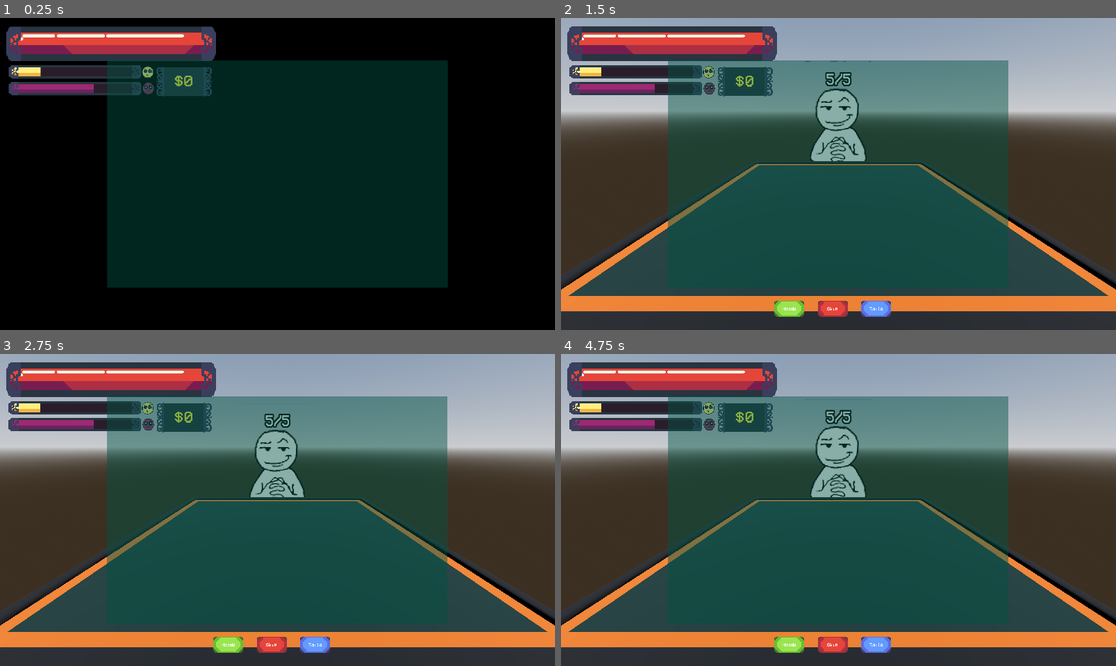
Above: before the commit, frames 1-4 (two rows, left to right).
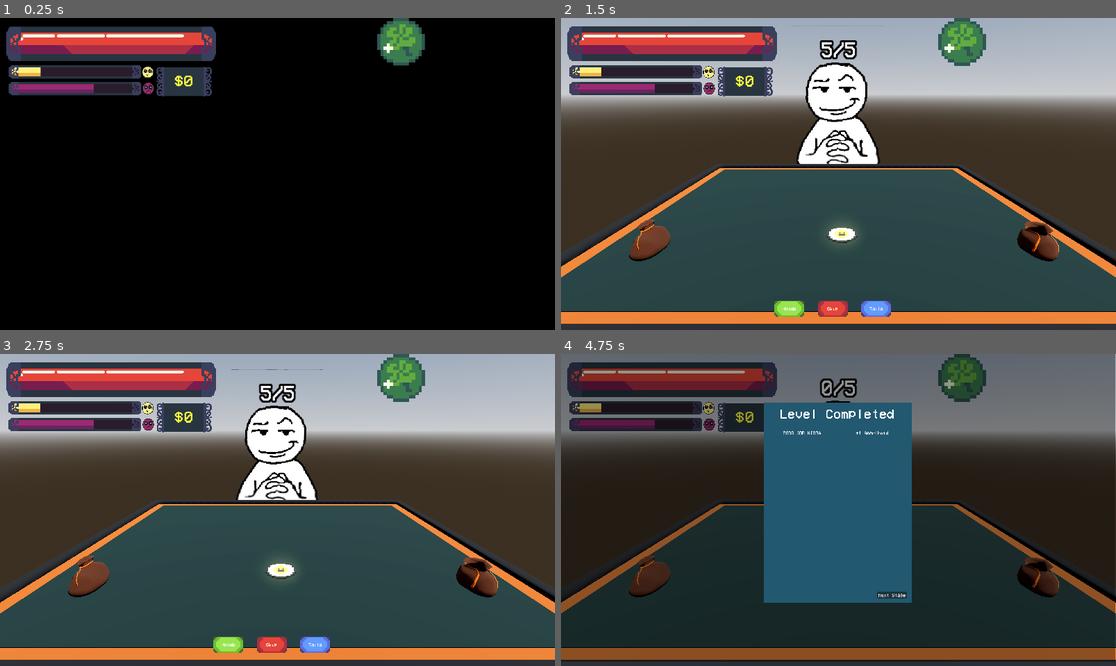
Above: after the commit, the same moments.

Repository: nianjindev/nummus
Game: Godot game, scene res://gui/splash_screen/splash_screen_manager.tscn
Two runs of this game, one before a commit and one after it. Both use one fixed random seed, a clock stepped at 60 frames per second and the inputs below. The engine's default icon, where the game draws it, is replaced by a stand-in: a white triangle on a blue panel in a dark square.
Inputs (mouse positions are in pixels of both pictures, inside the frame that each line leads up to):
- Up to frame 1 (0.25 s): no input
- Up to frame 2 (1.5 s): tap Enter at 0.5 s; move the mouse to (960, 158) at 0.52 s; click (960, 158) at 0.67 s; tap Space at 0.77 s; click "Play" at 1.25 s
- Up to frame 3 (2.75 s): click "Skip" at 2 s
- Up to frame 4 (4.75 s): click "Skip" at 2.75 s; click "Heads" at 3.5 s; click (877, 644) at 4.25 s, where only the run before the commit has a clickable "Tails"

The runs differ from the first frame. In frame 1, 45% of the frame differs, in the area x 19-81%, y 0-87%; in frame 2, 41%; in frame 3, 41%; in frame 4, 87%, in the area x 0-100%, y 0-98%.
Error before the commit: Cannot call method 'duplicate' on a null value. (res://autoload/object_manager.gd:11)

Commit message:
Revert "test"
This reverts commit 40a58636fda14ef50927ccf16fe6a2bc489adc2c.

Diff:
--- a/nummus-game/base_objects/base_level.gd
+++ b/nummus-game/base_objects/base_level.gd
@@ -1,7 +1,6 @@
 extends Node3D
 
-var current_hand: Array[Coin]
-@onready var table = $TableHandler
+var current_coin: Coin
 
 func _ready() -> void:
 	# Inventory.add_item(ObjectManager.create_coin(Constants.COINS.base, Constants.display_type.PLAY))
@@ -9,10 +8,7 @@
 	ObjectManager.spawn_base_enemy()
 
 func spawn_coin():
-	var hand_size: int = max(Globals.max_hand, Inventory.inventory.size())
-	for i in range(hand_size):
-		var new_coin: Coin = Inventory.inventory[i].duplicate()
-		current_hand.append(new_coin)
-		new_coin.current_state = Constants.display_type.PLAY
-		SceneManager.current_scene.add_child.call_deferred(new_coin)
-		new_coin.position = table.coin_positions[i]
+	current_coin = Inventory.inventory[0].duplicate()
+	current_coin.current_state = Constants.display_type.PLAY
+	SceneManager.current_scene.add_child.call_deferred(current_coin)
+	current_coin.position = Vector3(0.367, 0.398, -0.017)
--- a/nummus-game/base_objects/base_level.tscn
+++ b/nummus-game/base_objects/base_level.tscn
@@ -1,7 +1,9 @@
-[gd_scene load_steps=6 format=3 uid="uid://vwukeorb6yvs"]
+[gd_scene load_steps=8 format=3 uid="uid://vwukeorb6yvs"]
 
+[ext_resource type="ArrayMesh" uid="uid://df0dli0p2ydry" path="res://assets/3d/coin_table.obj" id="1_3o4py"]
 [ext_resource type="Script" uid="uid://d22vmb2a3xedj" path="res://base_objects/base_level.gd" id="1_ftfrf"]
-[ext_resource type="PackedScene" uid="uid://dwu8pi66hpjiu" path="res://base_objects/table_handler.tscn" id="2_iothi"]
+[ext_resource type="ArrayMesh" uid="uid://d2tjgm2vawtym" path="res://assets/3d/coin_purse_open.obj" id="3_d3dva"]
+[ext_resource type="ArrayMesh" uid="uid://bmmobbrhil6md" path="res://assets/3d/coin_purse_closed.obj" id="4_bgm65"]
 
 [sub_resource type="ProceduralSkyMaterial" id="ProceduralSkyMaterial_aqk2v"]
 sky_horizon_color = Color(0.662243, 0.671743, 0.686743, 1)
@@ -31,7 +33,18 @@
 shadow_blur = 0.897
 
 [node name="Camera3D" type="Camera3D" parent="."]
-transform = Transform3D(-4.3711385e-08, -0.34693566, 0.9378889, 0, 0.9378889, 0.34693566, -0.99999994, 1.5165039e-08, -4.0996426e-08, 1.3244811, 1.0790656, 0)
-fov = 85.0
+transform = Transform3D(-4.361182e-08, -0.28287718, 0.95915616, 2.9486855e-09, 0.95915616, 0.28287718, -1, 1.5165039e-08, -4.099643e-08, 1.5741451, 1.0703781, 0)
+fov = 60.0
 
-[node name="TableHandler" parent="." instance=ExtResource("2_iothi")]
+[node name="MeshInstance3D" type="MeshInstance3D" parent="."]
+transform = Transform3D(0.21, 0, 0, 0, 0.21, 0, 0, 0, 0.21, 0, 0, 0)
+mesh = ExtResource("1_3o4py")
+skeleton = NodePath("")
+
+[node name="Purse" type="MeshInstance3D" parent="."]
+transform = Transform3D(0.1075234, 0, 0, 0, 0.1075234, 0, 0, 0, 0.1075234, 0.5075082, 0.42909357, -0.87402403)
+mesh = ExtResource("3_d3dva")
+
+[node name="Discard" type="MeshInstance3D" parent="."]
+transform = Transform3D(0.108, 0, 0, 0, 0.108, 0, 0, 0, 0.108, 0.50772446, 0.43, 0.8369046)
+mesh = ExtResource("4_bgm65")
--- a/nummus-game/base_objects/coin_base.tscn
+++ b/nummus-game/base_objects/coin_base.tscn
@@ -209,7 +209,6 @@
 mesh = ExtResource("4_ern4t")
 
 [node name="Area3D" type="Area3D" parent="."]
-visible = false
 
 [node name="CollisionShape3D" type="CollisionShape3D" parent="Area3D"]
 visible = false
--- a/nummus-game/base_objects/table_handler.gd
+++ b/nummus-game/base_objects/table_handler.gd
@@ -4,16 +4,15 @@
 @onready var markers: Node3D = $Markers
 @onready var endpoint_l: Marker3D = $Markers/EndpointL
 @onready var endpoint_r: Marker3D = $Markers/EndpointR
-@export var coin_positions: Array[Vector3]
 
 var increment: float
 
 func _ready() -> void:
 	print(check_spacing(5))
 
-func check_spacing(hand_size: int):
+func check_spacing(hand_size: int) -> Array[Vector3]:
 	increment = (abs(endpoint_l.position.z) + abs(endpoint_r.position.z))/(hand_size-1)
 	var positions: Array[Vector3] = []
 	for i in range(hand_size):
 		positions.append(endpoint_r.position + Vector3(0, 0, increment*i))
-	coin_positions = positions
+	return positions
--- a/nummus-game/base_objects/table_handler.tscn
+++ b/nummus-game/base_objects/table_handler.tscn
@@ -1,20 +1,32 @@
-[gd_scene load_steps=3 format=3 uid="uid://dwu8pi66hpjiu"]
+[gd_scene load_steps=4 format=3 uid="uid://dwu8pi66hpjiu"]
 
 [ext_resource type="Script" uid="uid://dace5j0sr7fyi" path="res://base_objects/table_handler.gd" id="1_x0v6v"]
 [ext_resource type="ArrayMesh" uid="uid://df0dli0p2ydry" path="res://assets/3d/coin_table.obj" id="2_86dke"]
 
+[sub_resource type="BoxShape3D" id="BoxShape3D_2aj6y"]
+size = Vector3(1.9002686, 0.062927246, 1)
+
 [node name="TableHandler" type="Node3D"]
 script = ExtResource("1_x0v6v")
+
+[node name="TableModel" type="StaticBody3D" parent="."]
+
+[node name="CollisionShape3D" type="CollisionShape3D" parent="TableModel"]
+transform = Transform3D(1, 0, 0, 0, 1, 0, 0, 0, 1, 0.015075684, 0.375885, 0)
+shape = SubResource("BoxShape3D_2aj6y")
+
+[node name="MeshInstance3D" type="MeshInstance3D" parent="TableModel"]
+transform = Transform3D(0.21051848, 0, 0, 0, 0.21051848, 0, 0, 0, 0.64167446, 0, 0, 0)
+mesh = ExtResource("2_86dke")
+skeleton = NodePath("")
 
 [node name="Markers" type="Node3D" parent="."]
 
 [node name="EndpointL" type="Marker3D" parent="Markers"]
-transform = Transform3D(1, 0, 0, 0, 1, 0, 0, 0, 1, 0.6, 0.4, 0.706)
+transform = Transform3D(1, 0, 0, 0, 1, 0, 0, 0, 1, 0.6, 0.5, 1)
 
 [node name="EndpointR" type="Marker3D" parent="Markers"]
-transform = Transform3D(1, 0, 0, 0, 1, 0, 0, 0, 1, 0.6, 0.4, -0.7)
+transform = Transform3D(1, 0, 0, 0, 1, 0, 0, 0, 1, 0.6, 0.5, -1)
 
-[node name="TableModel" type="MeshInstance3D" parent="."]
-transform = Transform3D(0.21, 0, 0, 0, 0.21, 0, 0, 0, 0.21, 0, 0, 0)
-mesh = ExtResource("2_86dke")
-skeleton = NodePath("")
+[node name="Camera3D" type="Camera3D" parent="."]
+transform = Transform3D(-4.371139e-08, 0, 1, 0, 1, 0, -1, 0, -4.371139e-08, 2, 1, 0)
--- a/nummus-game/gui/inventory_ui.gd
+++ b/nummus-game/gui/inventory_ui.gd
@@ -1,19 +1,3 @@
 extends Control
 
-@onready var container: GridContainer = $ColorRect/GridContainer
-
-func _ready() -> void:
-	update_inventory(Inventory.inventory)
-
-func update_inventory(coins: Array[Coin]):
-	for child in container.get_children():
-		container.remove_child(child)
-		child.queue_free()
-	for coin in coins:
-		var texture: AtlasTexture = AtlasTexture.new()
-		texture.atlas = coin.coin_id.coin_texture
-		texture.region = Rect2(2, 0, 15, 15)
-		var new_textrect: TextureRect = TextureRect.new()
-		new_textrect.texture = texture
-		container.add_child(new_textrect)
-		new_textrect.texture = texture
+@onready var container: HBoxContainer = $HBoxContainer
--- a/nummus-game/gui/inventory_ui.tscn
+++ b/nummus-game/gui/inventory_ui.tscn
@@ -3,117 +3,31 @@
 [ext_resource type="Script" uid="uid://dnxqi6e2cpftv" path="res://gui/inventory_ui.gd" id="1_xf41r"]
 [ext_resource type="Texture2D" uid="uid://vd81sj6fun6c" path="res://assets/2d/mapped_coin_textures/lucky.png" id="2_2a5yy"]
 
-[sub_resource type="AtlasTexture" id="AtlasTexture_2a5yy"]
+[sub_resource type="AtlasTexture" id="AtlasTexture_w42wb"]
 atlas = ExtResource("2_2a5yy")
 region = Rect2(2, 0, 15, 15)
 
 [node name="InventoryUI" type="Control"]
 clip_contents = true
 layout_mode = 3
-anchors_preset = 8
-anchor_left = 0.5
-anchor_top = 0.5
-anchor_right = 0.5
-anchor_bottom = 0.5
-offset_left = -589.25
-offset_top = -393.25
-offset_right = 589.25
-offset_bottom = 393.25
-grow_horizontal = 2
-grow_vertical = 2
+anchors_preset = 1
+anchor_left = 1.0
+anchor_right = 1.0
+offset_left = -615.0
+offset_bottom = 165.0
+grow_horizontal = 0
 script = ExtResource("1_xf41r")
 
-[node name="ColorRect" type="ColorRect" parent="."]
+[node name="HBoxContainer" type="HBoxContainer" parent="."]
 layout_mode = 1
 anchors_preset = 15
 anchor_right = 1.0
 anchor_bottom = 1.0
 grow_horizontal = 2
 grow_vertical = 2
-color = Color(0, 0.32156864, 0.2627451, 0.46666667)
 
-[node name="GridContainer" type="GridContainer" parent="ColorRect"]
-layout_mode = 1
-anchors_preset = 8
-anchor_left = 0.5
-anchor_top = 0.5
-anchor_right = 0.5
-anchor_bottom = 0.5
-offset_left = -234.0
-offset_top = -234.0
-offset_right = -119.0
-offset_bottom = -119.0
-grow_horizontal = 2
-grow_vertical = 2
-scale = Vector2(4, 4)
-theme_override_constants/h_separation = 10
-theme_override_constants/v_separation = 10
-columns = 5
-
-[node name="TextureRect" type="TextureRect" parent="ColorRect/GridContainer"]
+[node name="TextureRect" type="TextureRect" parent="HBoxContainer"]
 layout_mode = 2
-texture = SubResource("AtlasTexture_2a5yy")
-
-[node name="TextureRect2" type="TextureRect" parent="ColorRect/GridContainer"]
-layout_mode = 2
-texture = SubResource("AtlasTexture_2a5yy")
-
-[node name="TextureRect3" type="TextureRect" parent="ColorRect/GridContainer"]
-layout_mode = 2
-texture = SubResource("AtlasTexture_2a5yy")
-
-[node name="TextureRect8" type="TextureRect" parent="ColorRect/GridContainer"]
-layout_mode = 2
-texture = SubResource("AtlasTexture_2a5yy")
-
-[node name="TextureRect9" type="TextureRect" parent="ColorRect/GridContainer"]
-layout_mode = 2
-texture = SubResource("AtlasTexture_2a5yy")
-
-[node name="TextureRect10" type="TextureRect" parent="ColorRect/GridContainer"]
-layout_mode = 2
-texture = SubResource("AtlasTexture_2a5yy")
-
-[node name="TextureRect11" type="TextureRect" parent="ColorRect/GridContainer"]
-layout_mode = 2
-texture = SubResource("AtlasTexture_2a5yy")
-
-[node name="TextureRect12" type="TextureRect" parent="ColorRect/GridContainer"]
-layout_mode = 2
-texture = SubResource("AtlasTexture_2a5yy")
-
-[node name="TextureRect13" type="TextureRect" parent="ColorRect/GridContainer"]
-layout_mode = 2
-texture = SubResource("AtlasTexture_2a5yy")
-
-[node name="TextureRect14" type="TextureRect" parent="ColorRect/GridContainer"]
-layout_mode = 2
-texture = SubResource("AtlasTexture_2a5yy")
-
-[node name="TextureRect15" type="TextureRect" parent="ColorRect/GridContainer"]
-layout_mode = 2
-texture = SubResource("AtlasTexture_2a5yy")
-
-[node name="TextureRect16" type="TextureRect" parent="ColorRect/GridContainer"]
-layout_mode = 2
-texture = SubResource("AtlasTexture_2a5yy")
-
-[node name="TextureRect17" type="TextureRect" parent="ColorRect/GridContainer"]
-layout_mode = 2
-texture = SubResource("AtlasTexture_2a5yy")
-
-[node name="TextureRect4" type="TextureRect" parent="ColorRect/GridContainer"]
-layout_mode = 2
-texture = SubResource("AtlasTexture_2a5yy")
-
-[node name="TextureRect5" type="TextureRect" parent="ColorRect/GridContainer"]
-layout_mode = 2
-texture = SubResource("AtlasTexture_2a5yy")
-
-[node name="TextureRect6" type="TextureRect" parent="ColorRect/GridContainer"]
-layout_mode = 2
-texture = SubResource("AtlasTexture_2a5yy")
-
-[node name="TextureRect7" type="TextureRect" parent="ColorRect/GridContainer"]
-layout_mode = 2
-texture = SubResource("AtlasTexture_2a5yy")
+size_flags_horizontal = 4
+texture = SubResource("AtlasTexture_w42wb")
+expand_mode = 2
--- a/nummus-game/resources/coins/coin_base.tres
+++ b/nummus-game/resources/coins/coin_base.tres
@@ -7,6 +7,6 @@
 [resource]
 script = ExtResource("1_3i1ip")
 json_id = "coin_base"
-coin_texture = ExtResource("1_kfhv1")
+coin_texture = ExtResource("2_j5nci")
 effect = ExtResource("2_kfhv1")
 metadata/_custom_type_script = "uid://c1jkf850n711e"
